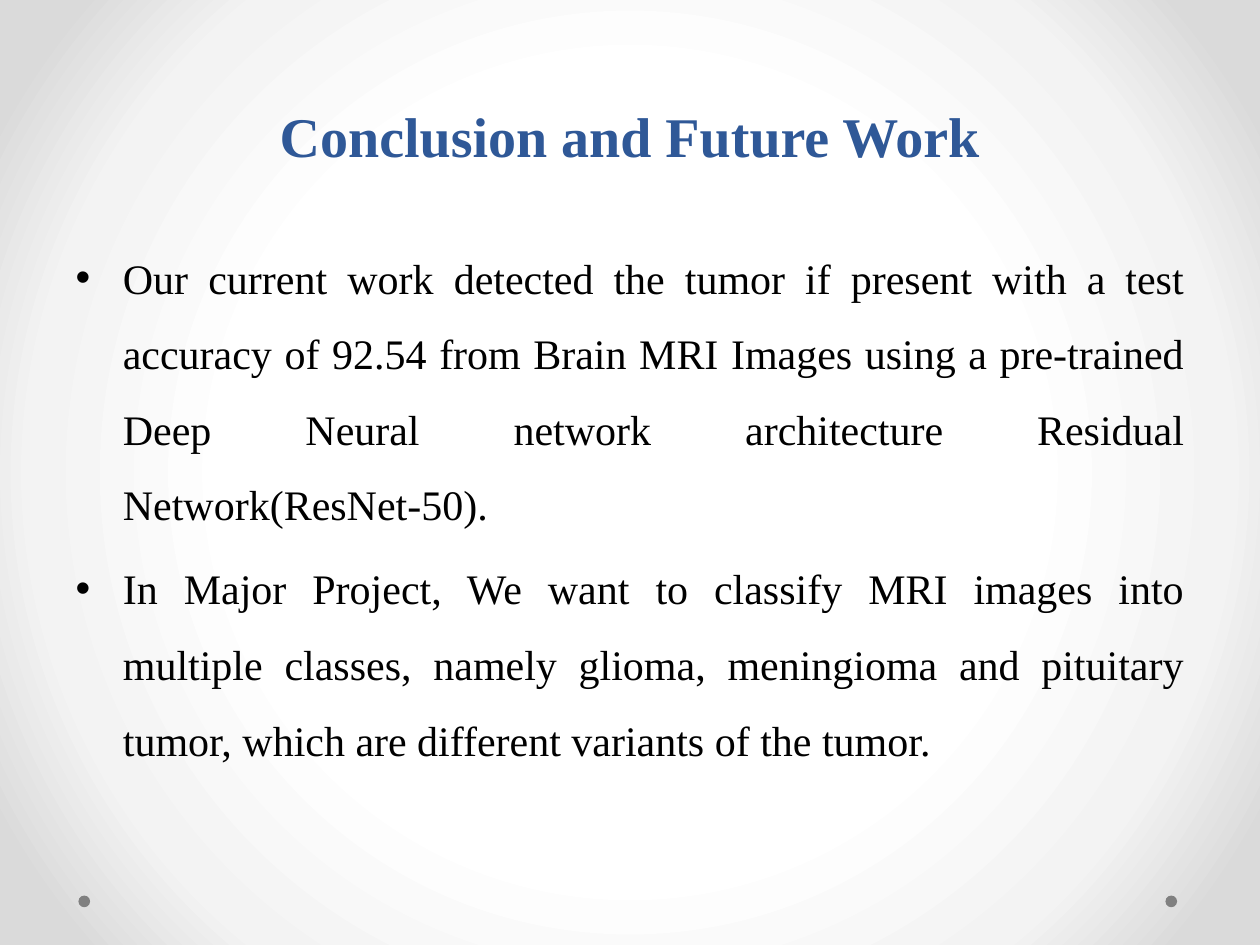
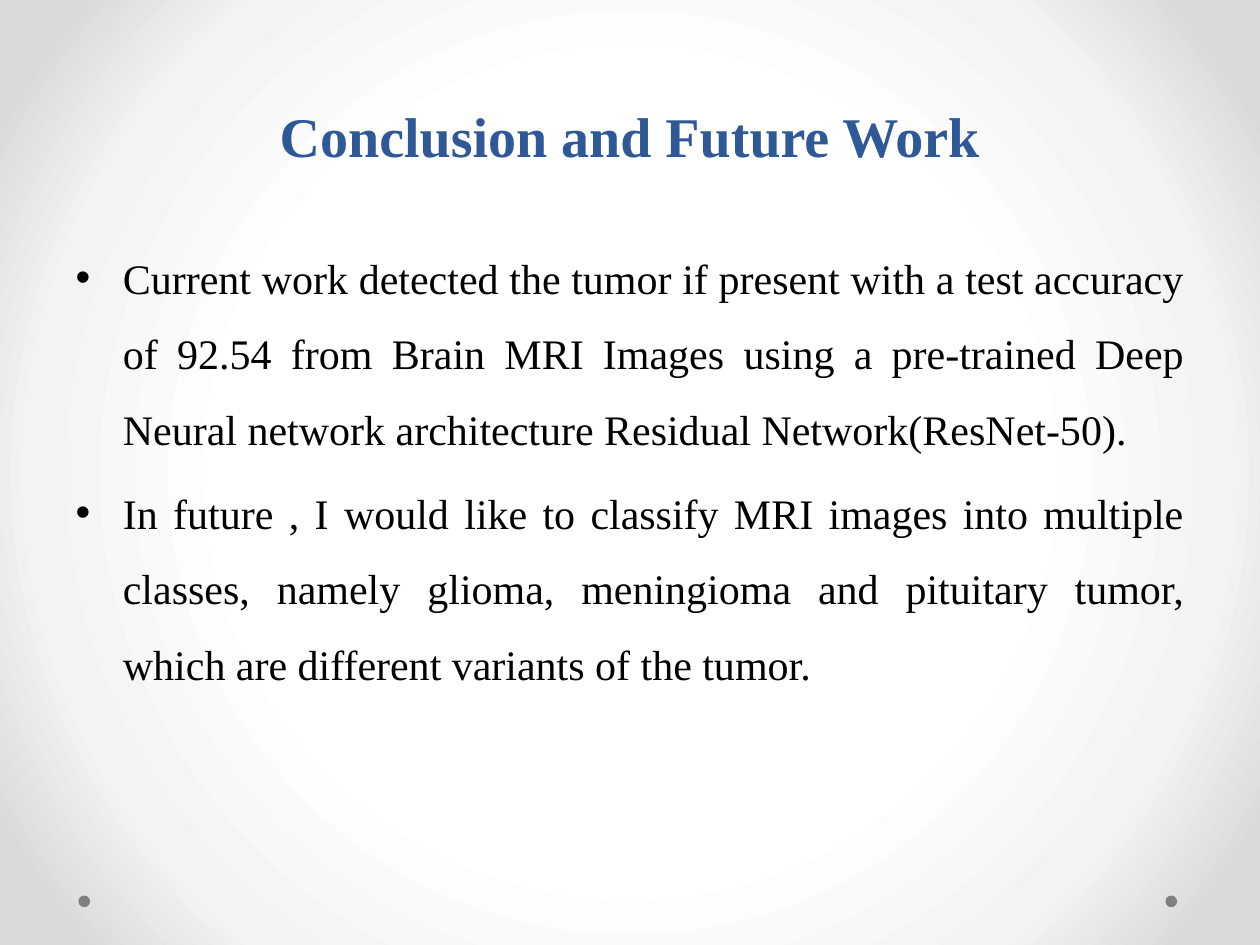
Before and after one commit to Snehith529/Brain-Tumour-Classification-using-Deep-Learning-Network, a slide deck: slide 17 of Docs/Presentation.pptx. Drawn at 1260x945 pixels with LibreOffice and Linux fonts; fonts in the diff are those of the drawing. Boxes give left, top, right and bottom in pixels: in the first picture for what was removed or moved away, otherwise in the second. Text is boxed around its words. In the diff, an @@ line names an element or a change of style, - is before the commit and + after.

Commit message:
Initial Commit

```diff
--- a/Docs/Presentation.pptx
+++ b/Docs/Presentation.pptx
@@ text at (123, 264, 1184, 681): text changed @@
-• Our current work detected the tumor if present with a test accuracy of 92.54 from Brain MRI Images using a pre-trained Deep Neural network architecture Residual Network(ResNet-50).
-• In Major Project, We want to classify MRI images into multiple classes, namely glioma, meningioma and pituitary tumor, which are different variants of the tumor.
+• Current work detected the tumor if present with a test accuracy of 92.54 from Brain MRI Images using a pre-trained Deep Neural network architecture Residual Network(ResNet-50).
+• In future , I would like to classify MRI images into multiple classes, namely glioma, meningioma and pituitary tumor, which are different variants of the tumor.
```
